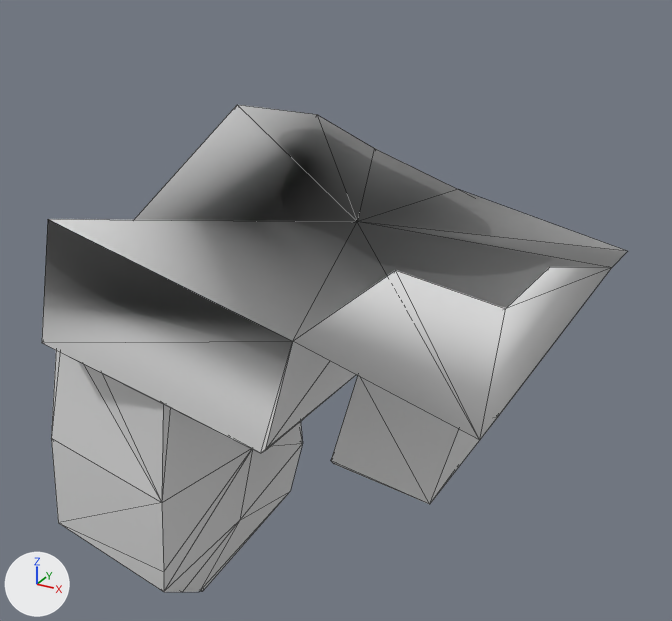
The OBJ model src/main/resources/assets/kn8/meshes/aoi/hand_left.obj: old version first, new version second.
Rendered twice from a 50 mm lens placed at (-0.202, -0.318, 0.934), pointed at (-0.375, -0.003, 0.776). Lighting does not change. The marker at lower left points along +X, +Y and +Z. The first picture is the older version. Mesh edges are drawn as thin lines. Where no turn or scale is listed for an object, it has been applied to the vertices. Vertices at exactly the same position are counted once.

Names of what the first picture shows: 'hand_left'.
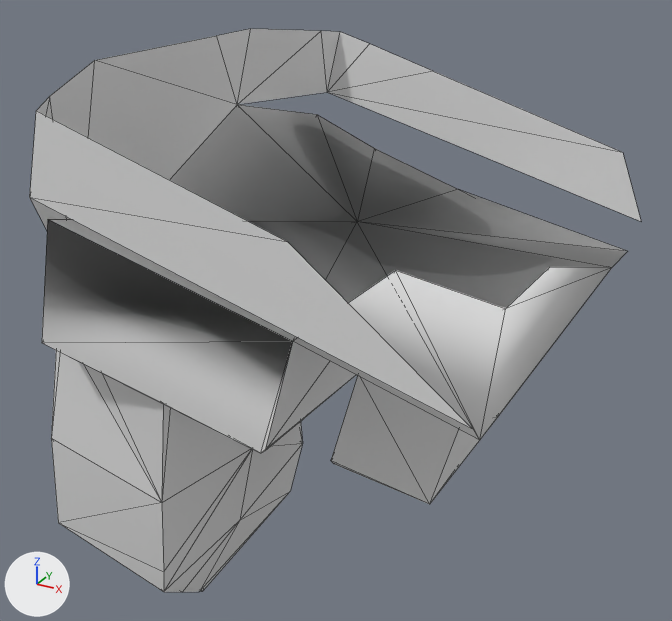
The change in detail:
me_hand_left is used by ob_hand_left; location (0.0, 0.0, 0.0).
me_hand_left had 89 vertices, 174 faces and spanned x -0.481..-0.273, y -0.104..0.08, z 0.632..0.849.
me_hand_left now has 104 vertices, 189 faces and spans x -0.481..-0.273, y -0.114..0.088, z 0.632..0.882.
Part 1, on me_hand_left:
15 vertices are added at x -0.44..-0.273, y -0.114..0.088, z 0.806..0.882.
15 new faces join them.

Boxes [x1, y1, x2, y2] around the edits, measured in the pictures (672 x 621 px):
'hand_left', reshaped (16% taller)
    before: [42, 105, 627, 592]
    after: [30, 29, 641, 592]
part 1 of me_hand_left, added
    after: [30, 29, 641, 429]
